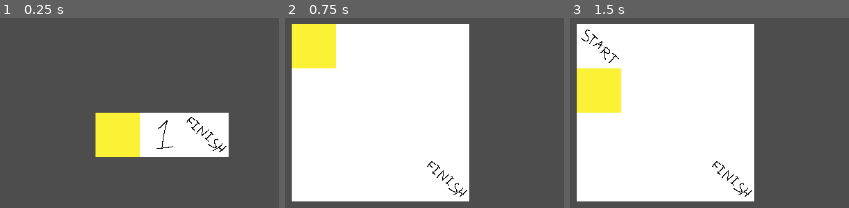
Above: before the commit, frames 1-3 (left to right).
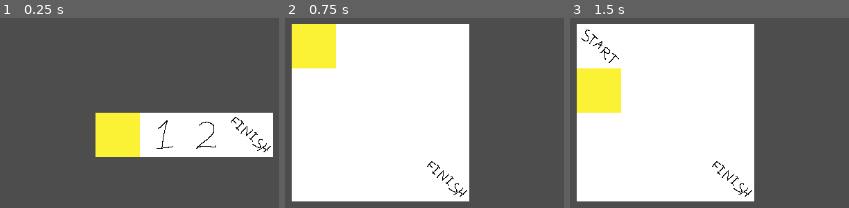
Above: after the commit, the same moments.

Repository: CrumblingAway/AdventureGame
Game: Godot game, scene res://levels/main_level.tscn
The game is run twice, just before and just after one commit, with the same random seed, the same clock (stepped at 60 frames per second) and the same inputs.
Inputs:
- Up to frame 1 (0.25 s): no input
- Up to frame 2 (0.75 s): tap Enter at 0.5 s; hold Right (move_right) from 0.53 s (still down); tap E (action) at 0.6 s
- Up to frame 3 (1.5 s): tap Space at 1.25 s; release Right (move_right) at 1.28 s; hold Down (move_down) from 1.28 s (still down); tap E (action) at 1.35 s

The runs differ from the first frame. In frame 1, 4.2% of the frame differs, in the area x 66-98%, y 49-74%; in frame 2, nothing differs; in frame 3, nothing differs.

Commit message:
Levels: Add some sublevels.

Diff:
--- a/levels/test_level.tscn
+++ b/levels/test_level.tscn
@@ -1,8 +1,22 @@
-[gd_scene load_steps=4 format=3 uid="uid://esfmhkb2156a"]
+[gd_scene load_steps=7 format=3 uid="uid://esfmhkb2156a"]
 
 [ext_resource type="Script" path="res://scripts/test_level.gd" id="1_m8bkp"]
 [ext_resource type="PackedScene" uid="uid://ct6tpknjxvxpt" path="res://objects/test_grid.tscn" id="1_wyksx"]
 [ext_resource type="PackedScene" uid="uid://btthsl2w5bpu3" path="res://levels/test_sublevel_1.tscn" id="2_j3h8x"]
+[ext_resource type="Texture2D" uid="uid://cdllom1wdsfca" path="res://assets/test_grid.png" id="4_s8rn2"]
+
+[sub_resource type="TileSetAtlasSource" id="TileSetAtlasSource_40fj4"]
+texture = ExtResource("4_s8rn2")
+texture_region_size = Vector2i(64, 64)
+0:0/0 = 0
+1:0/0 = 0
+2:0/0 = 0
+3:0/0 = 0
+4:0/0 = 0
+
+[sub_resource type="TileSet" id="TileSet_vfbfs"]
+tile_size = Vector2i(64, 64)
+sources/0 = SubResource("TileSetAtlasSource_40fj4")
 
 [node name="test_level" type="Node2D" node_paths=PackedStringArray("_grid")]
 script = ExtResource("1_m8bkp")
@@ -10,12 +24,14 @@
 
 [node name="test_grid" parent="." instance=ExtResource("1_wyksx")]
 _packed_scene_mapping = {
-Vector2i(10, 5): ExtResource("2_j3h8x")
+Vector2i(10, 5): ExtResource("2_j3h8x"),
+Vector2i(11, 5): ExtResource("2_j3h8x")
 }
 _start_tile = Vector2i(9, 5)
-_finish_tile = Vector2i(11, 5)
+_finish_tile = Vector2i(12, 5)
 
 [node name="TileMap" parent="test_grid" index="0"]
-layer_0/tile_data = PackedInt32Array(327689, 0, 0, 327690, 65536, 0, 327691, 131072, 0)
+tile_set = SubResource("TileSet_vfbfs")
+layer_0/tile_data = PackedInt32Array(327689, 0, 0, 327690, 65536, 0, 327691, 196608, 0, 327692, 131072, 0)
 
 [editable path="test_grid"]
--- a/levels/test_sublevel_1.tscn
+++ b/levels/test_sublevel_1.tscn
@@ -1,7 +1,21 @@
-[gd_scene load_steps=3 format=3 uid="uid://btthsl2w5bpu3"]
+[gd_scene load_steps=6 format=3 uid="uid://btthsl2w5bpu3"]
 
 [ext_resource type="PackedScene" uid="uid://ct6tpknjxvxpt" path="res://objects/test_grid.tscn" id="1_286pd"]
 [ext_resource type="Script" path="res://scripts/test_sublevel_1.gd" id="1_akljt"]
+[ext_resource type="Texture2D" uid="uid://cdllom1wdsfca" path="res://assets/test_grid.png" id="3_p2ho4"]
+
+[sub_resource type="TileSetAtlasSource" id="TileSetAtlasSource_177n7"]
+texture = ExtResource("3_p2ho4")
+texture_region_size = Vector2i(64, 64)
+0:0/0 = 0
+1:0/0 = 0
+2:0/0 = 0
+3:0/0 = 0
+4:0/0 = 0
+
+[sub_resource type="TileSet" id="TileSet_gqfuq"]
+tile_size = Vector2i(64, 64)
+sources/0 = SubResource("TileSetAtlasSource_177n7")
 
 [node name="test_sublevel_1" type="Node2D" node_paths=PackedStringArray("_grid")]
 script = ExtResource("1_akljt")
@@ -12,6 +26,7 @@
 _finish_tile = Vector2i(10, 6)
 
 [node name="TileMap" parent="test_grid" index="0"]
-layer_0/tile_data = PackedInt32Array(262151, 196608, 0, 327687, 196608, 0, 393223, 196608, 0, 262152, 196608, 0, 327688, 196608, 0, 393224, 196608, 0, 262153, 196608, 0, 327689, 196608, 0, 393225, 196608, 0, 262154, 196608, 0, 327690, 196608, 0, 393226, 131072, 0, 196615, 0, 0, 196616, 196608, 0, 196617, 196608, 0, 196618, 196608, 0)
+tile_set = SubResource("TileSet_gqfuq")
+layer_0/tile_data = PackedInt32Array(262151, 262144, 0, 327687, 262144, 0, 393223, 262144, 0, 262152, 262144, 0, 327688, 262144, 0, 393224, 262144, 0, 262153, 262144, 0, 327689, 262144, 0, 393225, 262144, 0, 262154, 262144, 0, 327690, 262144, 0, 393226, 131072, 0, 196615, 0, 0, 196616, 262144, 0, 196617, 262144, 0, 196618, 262144, 0)
 
 [editable path="test_grid"]
Binary file changed: assets/test_grid.png
